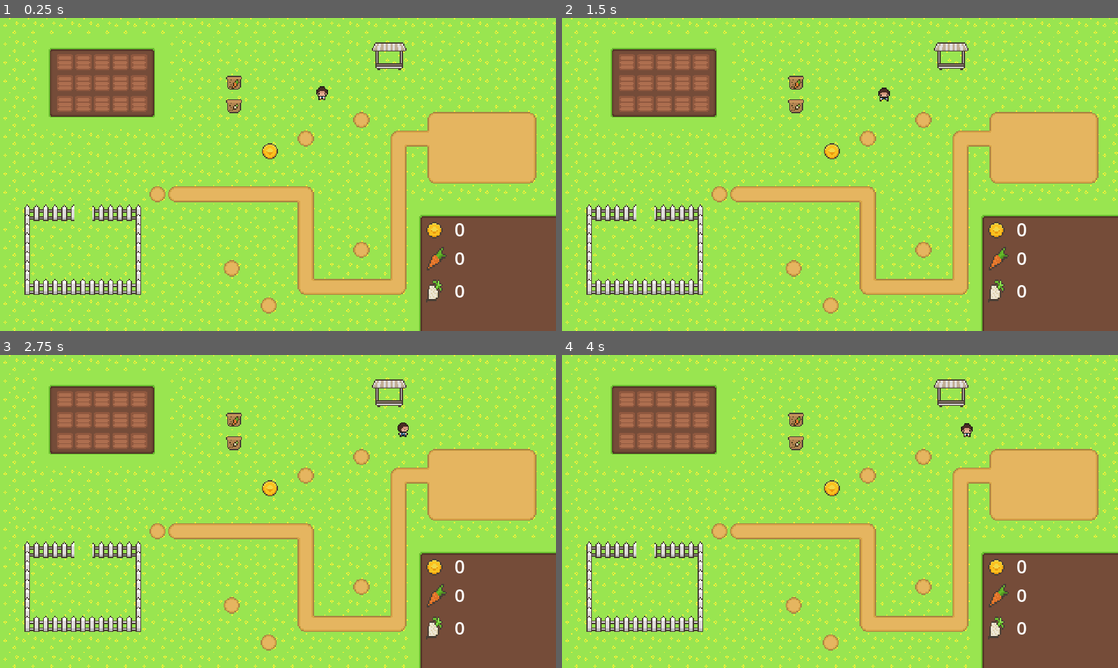
Above: before the commit, frames 1-4 (two rows, left to right).
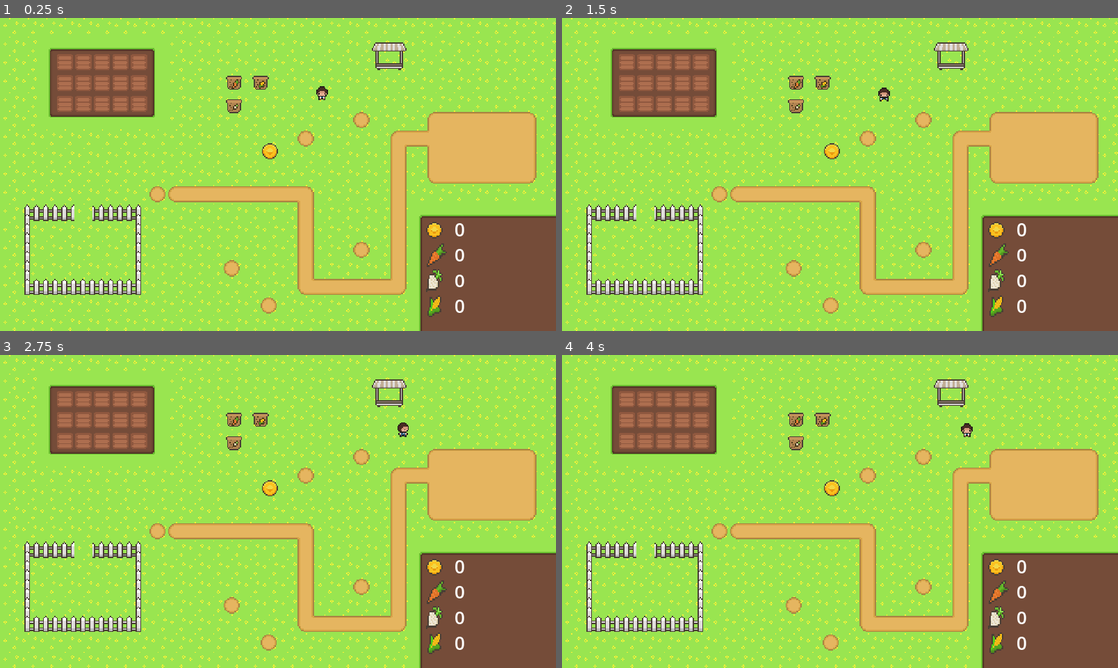
Above: after the commit, the same moments.

Repository: Ahmed-Dadousha/Family-Farm
Game: Godot game, scene res://Scenes/Levels/game.tscn
Two runs of this game, one before a commit and one after it. Both use one fixed random seed, a clock stepped at 60 frames per second and the inputs below.
Inputs (mouse positions are in pixels of both pictures, inside the frame that each line leads up to):
- Up to frame 1 (0.25 s): no input
- Up to frame 2 (1.5 s): drag from (628, 61) to (701, 102) at 0.52 s; drag from (628, 83) to (812, 237) at 1.27 s
- Up to frame 3 (2.75 s): move the mouse to (66, 439) at 2.02 s; press the mouse at (66, 439) at 2.03 s; hold D (right) from 2.03 s (still down)
- Up to frame 4 (4 s): release D (right) at 2.75 s; release the mouse at (628, 439) at 2.75 s; drag from (645, 398) to (673, 464) at 2.77 s; tap Enter at 3.5 s; drag from (645, 420) to (867, 511) at 3.52 s

The runs differ from the first frame. In frame 1, 0.7% of the frame differs, in the area x 45-84%, y 18-96%; in frame 2, 0.7%; in frame 3, 0.7%; in frame 4, 0.7%.

Commit message:
Feat: Corn

Diff:
--- a/Scenes/Levels/game.tscn
+++ b/Scenes/Levels/game.tscn
@@ -6,6 +6,7 @@
 [ext_resource type="PackedScene" uid="uid://xjqhl5nx23dd" path="res://Scenes/Statics/onion_seedpack.tscn" id="3_ajads"]
 [ext_resource type="PackedScene" uid="uid://bms87kalqwjfi" path="res://Scenes/Statics/growning_zone.tscn" id="4_ryis1"]
 [ext_resource type="PackedScene" uid="uid://ccex52g5e4oey" path="res://Scenes/Characters/player.tscn" id="6_csa86"]
+[ext_resource type="PackedScene" uid="uid://dhns1ns4iwdae" path="res://Scenes/Statics/corn_seedpack.tscn" id="6_dge3g"]
 [ext_resource type="PackedScene" uid="uid://d2imb1amihj2w" path="res://Scenes/Statics/sell_zone.tscn" id="7_frcfd"]
 
 [sub_resource type="TileSetAtlasSource" id="TileSetAtlasSource_yn5ci"]
@@ -222,6 +223,21 @@
 "speed": 0.0
 }]
 
+[sub_resource type="AtlasTexture" id="AtlasTexture_xn6yq"]
+atlas = ExtResource("1_3hh6q")
+region = Rect2(32, 64, 16, 16)
+
+[sub_resource type="SpriteFrames" id="SpriteFrames_bdqa2"]
+animations = [{
+"frames": [{
+"duration": 1.0,
+"texture": SubResource("AtlasTexture_xn6yq")
+}],
+"loop": false,
+"name": &"default",
+"speed": 0.0
+}]
+
 [node name="Game" type="Node2D"]
 script = ExtResource("1_064u5")
 
@@ -281,11 +297,16 @@
 [node name="growning_zone15" parent="Growing_Zones" instance=ExtResource("4_ryis1")]
 position = Vector2(83, 74)
 
-[node name="carrot_seedpack" parent="." instance=ExtResource("2_lgyi7")]
+[node name="seedPacks" type="Node2D" parent="."]
+
+[node name="carrot_seedpack" parent="seedPacks" instance=ExtResource("2_lgyi7")]
 position = Vector2(202, 56)
 
-[node name="onion_seedpack" parent="." instance=ExtResource("3_ajads")]
+[node name="onion_seedpack" parent="seedPacks" instance=ExtResource("3_ajads")]
 position = Vector2(202, 76)
+
+[node name="corn_seedpack" parent="seedPacks" instance=ExtResource("6_dge3g")]
+position = Vector2(225, 56)
 
 [node name="Counts" type="Node2D" parent="."]
 position = Vector2(375, 220)
@@ -304,7 +325,7 @@
 text = "0"
 
 [node name="Carrots" type="Node2D" parent="Counts"]
-position = Vector2(0, -16)
+position = Vector2(0, -19)
 
 [node name="CarrotIcon" type="AnimatedSprite2D" parent="Counts/Carrots"]
 position = Vector2(2, 3.5)
@@ -321,7 +342,7 @@
 vertical_alignment = 1
 
 [node name="Onions" type="Node2D" parent="Counts"]
-position = Vector2(0, 12)
+position = Vector2(0, 3)
 
 [node name="OnionIcon" type="AnimatedSprite2D" parent="Counts/Onions"]
 position = Vector2(0, 3.5)
@@ -337,6 +358,23 @@
 horizontal_alignment = 1
 vertical_alignment = 1
 
+[node name="Corns" type="Node2D" parent="Counts"]
+position = Vector2(0, 25)
+
+[node name="CornIcon" type="AnimatedSprite2D" parent="Counts/Corns"]
+position = Vector2(-1, 4.5)
+scale = Vector2(1, 1.4375)
+sprite_frames = SubResource("SpriteFrames_bdqa2")
+
+[node name="CornText" type="Label" parent="Counts/Corns"]
+offset_left = 17.0
+offset_top = -8.0
+offset_right = 27.0
+offset_bottom = 15.0
+text = "0"
+horizontal_alignment = 1
+vertical_alignment = 1
+
 [node name="sell_zone" parent="." instance=ExtResource("7_frcfd")]
 position = Vector2(233, 115)
 
--- a/Scenes/Statics/carrot_seedpack.tscn
+++ b/Scenes/Statics/carrot_seedpack.tscn
@@ -15,11 +15,6 @@
 }],
 "loop": true,
 "name": &"default",
-"speed": 5.0
-}, {
-"frames": [],
-"loop": true,
-"name": &"empty",
 "speed": 5.0
 }]
 
--- /dev/null
+++ b/Scenes/Statics/corn_seedpack.tscn
@@ -0,0 +1,36 @@
+[gd_scene load_steps=6 format=3 uid="uid://dhns1ns4iwdae"]
+
+[ext_resource type="Texture2D" uid="uid://6o0y52dm1hqi" path="res://Assets/farmingTilesheetComplete.png" id="1_63vc5"]
+[ext_resource type="Script" path="res://Scripts/corn_seedpack.gd" id="1_p47nh"]
+
+[sub_resource type="AtlasTexture" id="AtlasTexture_3qb87"]
+atlas = ExtResource("1_63vc5")
+region = Rect2(96, 64, 16, 16)
+
+[sub_resource type="SpriteFrames" id="SpriteFrames_awyod"]
+animations = [{
+"frames": [{
+"duration": 1.0,
+"texture": SubResource("AtlasTexture_3qb87")
+}],
+"loop": false,
+"name": &"default",
+"speed": 5.0
+}]
+
+[sub_resource type="CircleShape2D" id="CircleShape2D_kamhq"]
+radius = 6.0
+
+[node name="corn_seedpack" type="Node2D"]
+script = ExtResource("1_p47nh")
+
+[node name="AnimatedSprite2D" type="AnimatedSprite2D" parent="."]
+sprite_frames = SubResource("SpriteFrames_awyod")
+
+[node name="Area2D" type="Area2D" parent="."]
+
+[node name="CollisionShape2D" type="CollisionShape2D" parent="Area2D"]
+shape = SubResource("CircleShape2D_kamhq")
+
+[connection signal="mouse_entered" from="Area2D" to="." method="_on_area_2d_mouse_entered"]
+[connection signal="mouse_exited" from="Area2D" to="." method="_on_area_2d_mouse_exited"]
--- a/Scenes/Statics/growning_zone.tscn
+++ b/Scenes/Statics/growning_zone.tscn
@@ -33,6 +33,18 @@
 atlas = ExtResource("1_cuuym")
 region = Rect2(144, 32, 16, 16)
 
+[sub_resource type="AtlasTexture" id="AtlasTexture_swc74"]
+atlas = ExtResource("1_cuuym")
+region = Rect2(80, 64, 16, 16)
+
+[sub_resource type="AtlasTexture" id="AtlasTexture_2s7l5"]
+atlas = ExtResource("1_cuuym")
+region = Rect2(64, 64, 16, 16)
+
+[sub_resource type="AtlasTexture" id="AtlasTexture_f617l"]
+atlas = ExtResource("1_cuuym")
+region = Rect2(48, 64, 16, 16)
+
 [sub_resource type="AtlasTexture" id="AtlasTexture_pdntp"]
 atlas = ExtResource("1_cuuym")
 region = Rect2(176, 192, 16, 16)
@@ -63,6 +75,20 @@
 }],
 "loop": false,
 "name": &"carrot_growing",
+"speed": 0.0
+}, {
+"frames": [{
+"duration": 1.0,
+"texture": SubResource("AtlasTexture_swc74")
+}, {
+"duration": 1.0,
+"texture": SubResource("AtlasTexture_2s7l5")
+}, {
+"duration": 1.0,
+"texture": SubResource("AtlasTexture_f617l")
+}],
+"loop": false,
+"name": &"corn_growing",
 "speed": 0.0
 }, {
 "frames": [{
@@ -110,7 +136,11 @@
 [node name="onion_grow_timer" type="Timer" parent="."]
 wait_time = 5.0
 
+[node name="corn_grow_timer" type="Timer" parent="."]
+wait_time = 5.0
+
 [connection signal="area_entered" from="Area2D" to="." method="_on_area_2d_area_entered"]
 [connection signal="input_event" from="Area2D" to="." method="_on_area_2d_input_event"]
 [connection signal="timeout" from="carrot_grow_timer" to="." method="_on_carrot_grow_timer_timeout"]
 [connection signal="timeout" from="onion_grow_timer" to="." method="_on_onion_grow_timer_timeout"]
+[connection signal="timeout" from="corn_grow_timer" to="." method="_on_corn_grow_timer_timeout"]
--- a/Scripts/GameManager.gd
+++ b/Scripts/GameManager.gd
@@ -1,9 +1,11 @@
 extends Node
 
 
-var planedSelected: int = 1 # 1 => Carrots # 2 => Onion
+var planedSelected: int = 1 # 1 => Carrots # 2 => Onion # 3 => Corn
 
 var carrotsCount: int = 0
-var OnionsCount: int = 0
+var onionsCount: int = 0
+var cornCount: int = 0
+var cabbageCount: int = 0
 var Coins: int = 0
 var is_dragging: bool = false
--- a/Scripts/carrot_seedpack.gd
+++ b/Scripts/carrot_seedpack.gd
@@ -18,12 +18,10 @@
 		elif Input.is_action_just_released("click"):
 			GameManager.is_dragging = false
 
-
 func _on_area_2d_mouse_entered():
 	if not GameManager.is_dragging:
 		dragable = true
 
-
 func _on_area_2d_mouse_exited():
 	if not GameManager.is_dragging:
 		dragable = false
--- /dev/null
+++ b/Scripts/corn_seedpack.gd
@@ -0,0 +1,6 @@
+extends seed_pack
+
+
+# Called when the node enters the scene tree for the first time.
+func _ready():
+	seed_type = 3 # 3 Corn
--- a/Scripts/game.gd
+++ b/Scripts/game.gd
@@ -4,5 +4,6 @@
 # Called every frame. 'delta' is the elapsed time since the previous frame.
 func _process(_delta):
 	$Counts/Carrots/CarrotText.text = str(GameManager.carrotsCount)
-	$Counts/Onions/OnionText.text = str(GameManager.OnionsCount)
+	$Counts/Onions/OnionText.text = str(GameManager.onionsCount)
+	$Counts/Corns/CornText.text = str(GameManager.cornCount)
 	$Counts/Coins/CoinsText.text = str(GameManager.Coins)
--- a/Scripts/growning_zone.gd
+++ b/Scripts/growning_zone.gd
@@ -18,6 +18,11 @@
 			is_growing = true
 			$onion_grow_timer.start()
 			$plant.play("onion_growing")
+		elif plant == 3:
+			is_growing = true
+			$corn_grow_timer.start()
+			$plant.play("corn_growing")
+
 	else:
 		print("Plant is already grown here!")
 
@@ -37,6 +42,14 @@
 		$plant.frame = 2
 		grown = true
 
+func _on_corn_grow_timer_timeout():
+	if $plant.frame == 0:
+		$plant.frame = 1
+		$corn_grow_timer.start()
+	elif $plant.frame == 1:
+		$plant.frame = 2
+		grown = true
+
 func _on_area_2d_input_event(_viewport, _event, _shape_idx):
 	if Input.is_action_just_pressed("click"):
 		if grown:
@@ -46,7 +59,12 @@
 				grown = false
 				$plant.play("none")
 			elif plant == 2:
-				GameManager.OnionsCount += 1
+				GameManager.onionsCount += 1
 				is_growing = false
 				grown = false
 				$plant.play("none")
+			elif plant == 3:
+				GameManager.cornCount += 1
+				is_growing = false
+				grown = false
+				$plant.play("none")
--- a/Scripts/onion_seedpack.gd
+++ b/Scripts/onion_seedpack.gd
@@ -2,4 +2,4 @@
 
 
 func _ready():
-	seed_type = 2 # 1 => Onion
+	seed_type = 2 # 2 => Onion
--- a/Scripts/sell_zone.gd
+++ b/Scripts/sell_zone.gd
@@ -4,12 +4,14 @@
 func _on_body_entered(body):
 	if body.is_in_group("player"):
 		var carrots: int = GameManager.carrotsCount
-		var onions: int = GameManager.OnionsCount
+		var onions: int = GameManager.onionsCount
+		var corn: int = GameManager.cornCount
 		var coins: int = GameManager.Coins
 
-		coins += (carrots * 5) + (onions * 8)
+		coins += (carrots * 5) + (onions * 8) + (corn * 11)
 
 		GameManager.Coins = coins
 
 		GameManager.carrotsCount = 0
-		GameManager.OnionsCount = 0
+		GameManager.onionsCount = 0
+		GameManager.cornCount = 0
Not shown: 1 places in Scenes/Levels/game.tscn that only renumber resources
Not shown: 1 places in Scenes/Statics/growning_zone.tscn that only renumber resources
